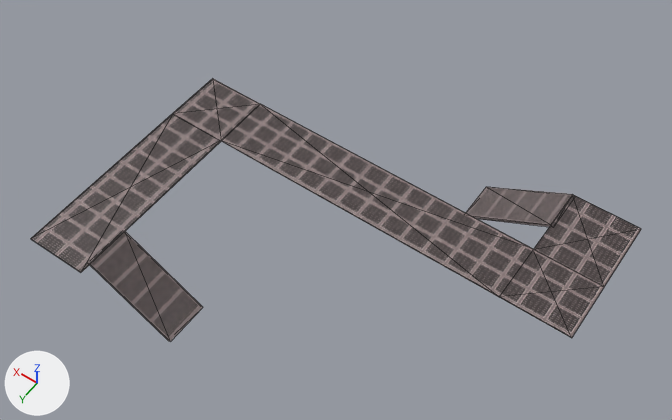
A saved change to the glTF model assets/Environment/Models/Room3_SecondFloor.glb.
Both versions are drawn from a 50 mm camera at (-32.9, 52.7, 82.1) aimed at (2.0, 3.8, 5.3). Arrows for +X, +Y and +Z are at lower left; the lights stay in place. Mesh edges are drawn as thin lines. Vertices at the same position are counted once.
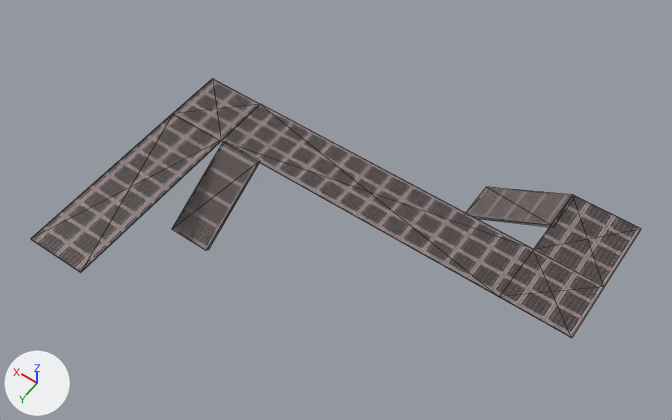
Pixel boxes [x1, y1, x2, y2] of what changed, in the pictures (672 x 420 px; the box of a moved part takes in the faces that stretch with it):
'Cube.001', reshaped
    before: [31, 79, 641, 341]
    after: [31, 79, 641, 338]
part 1 of me_cube_023, moved or reshaped
    before: [90, 231, 203, 341]
    after: [172, 142, 259, 251]

The edits, one by one:
me_cube_023 has 40 vertices, 68 faces and spans x -25.0..25.0, y -12.2..25.1, z -0.2..5.6.
me_cube_023 is used by ob_cube_001; location (0.0, 0.0, 0.0).
me_cube_023 part 1: the loose piece of 8 vertices spanning x 8.2..18.2, y 18.8..23.8, z -0.2..5.6 is turned -90 degrees about the z axis through its middle, then moved by (1.9, -13.2, 0.0).
